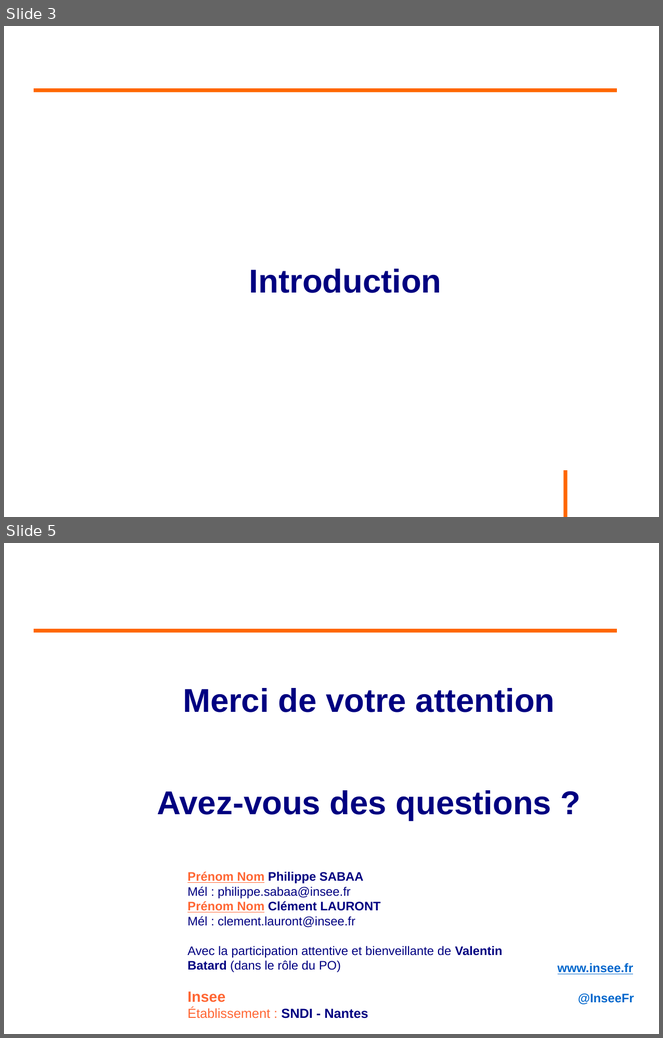
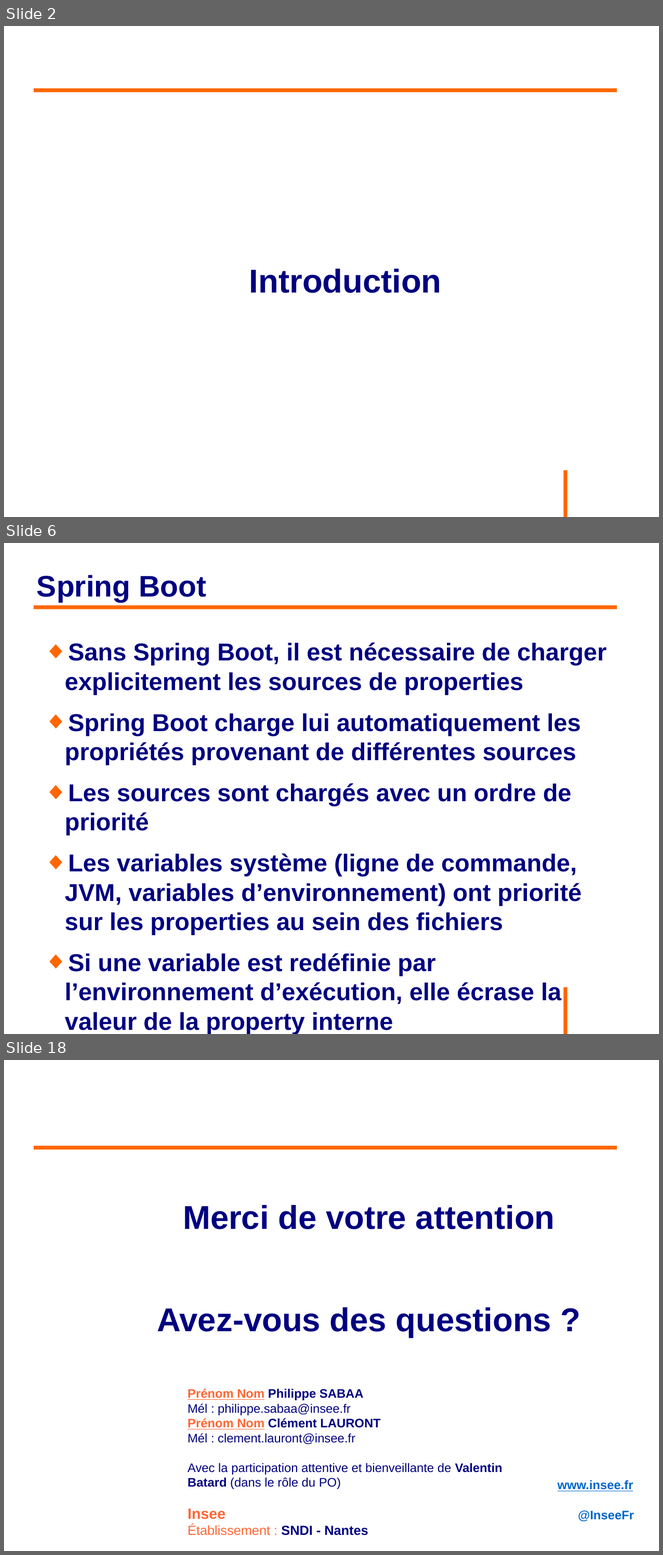
Before and after one commit to philphils/formation-spring, a slide deck: Documentation/diapo_formation_spring_property.odp. Shown one above the other, each under a label of ours: slides 3 and 5 before the commit, slides 2, 6 and 18 after it; the slides between them are not shown. The pictures are 663x1038 and 663x1555 pixels, drawn with LibreOffice and Linux fonts; fonts in the diff are those of the drawing; background and template pictures are left out. Boxes give left, top, right and bottom in pixels: in the first picture for what was removed or moved away, otherwise in the second. Text is boxed around its words. In the diff, an @@ line names an element or a change of style, - is before the commit and + after.

Commit message:
Fin diapo property

```diff
--- a/Documentation/diapo_formation_spring_property.odp
+++ b/Documentation/diapo_formation_spring_property.odp
@@ slide 6 added at (4, 543, 659, 1034), background #FFFFFF; not listed: 1 template element that a slide beside it also shows @@
@@ title added at (37, 575, 207, 602), 36 pt, text #000080, bold @@
+Spring Boot
@@ line added from (34, 607) to (618, 607), #FF6600 4.54 pt @@
@@ text added at (65, 642, 607, 1034), 29.6 pt, text #000080, bold @@
+◆ Sans Spring Boot, il est nécessaire de charger explicitement les sources de properties
+◆ Spring Boot charge lui automatiquement les propriétés provenant de différentes sources
+◆ Les sources sont chargés avec un ordre de priorité
+◆ Les variables système (ligne de commande, JVM, variables d’environnement) ont priorité sur les properties au sein des fichiers
+◆ Si une variable est redéfinie par l’environnement d’exécution, elle écrase la valeur de la property interne
@@ what was slide 3 is now slide 2 @@
@@ what was slide 5 is now slide 18 @@
```
Also in this commit, not shown: 1 slide changed, 14 other slides added, 2 slides removed.
